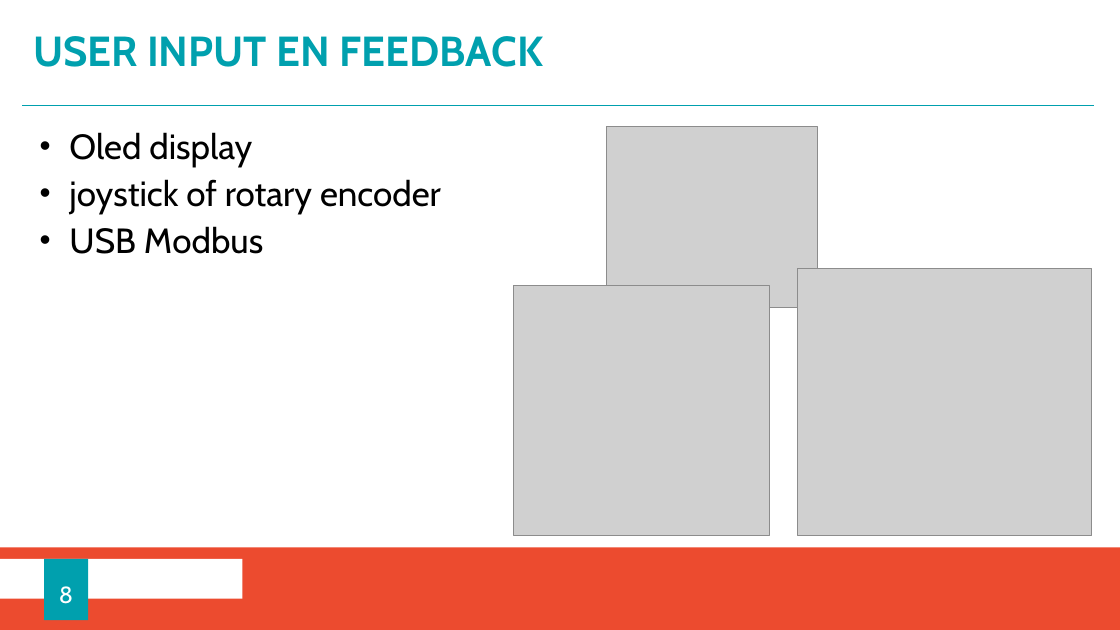
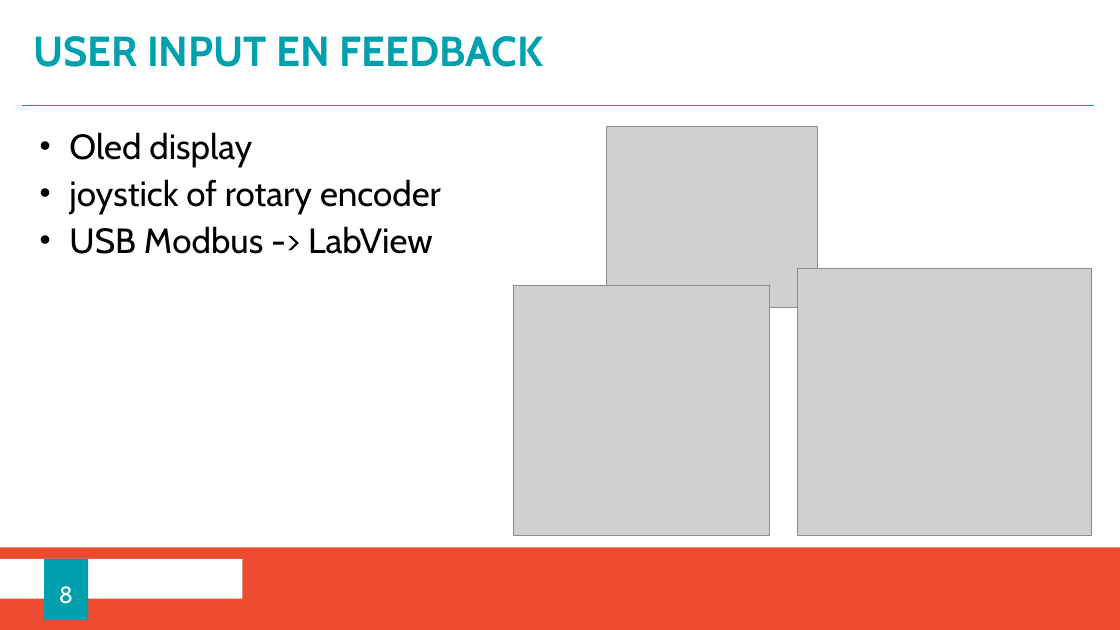
Before and after one commit to Ian-Blockmans/efuse, a slide deck: slide 8 of tusentijdse presentatie.pptx. Drawn at 1120x630 pixels with LibreOffice and Linux fonts; fonts in the diff are those of the drawing; grey boxes stand for pictures; background and template pictures are left out. Boxes give left, top, right and bottom in pixels: in the first picture for what was removed or moved away, otherwise in the second. Text is boxed around its words. In the diff, an @@ line names an element or a change of style, - is before the commit and + after.

```diff
--- a/tusentijdse presentatie.pptx
+++ b/tusentijdse presentatie.pptx
@@ text at [69,226,433,254]: text changed @@
-• USB Modbus
+• USB Modbus -> LabView
```
Also in this commit, not shown: 2 other slides changed, 10 other files.
